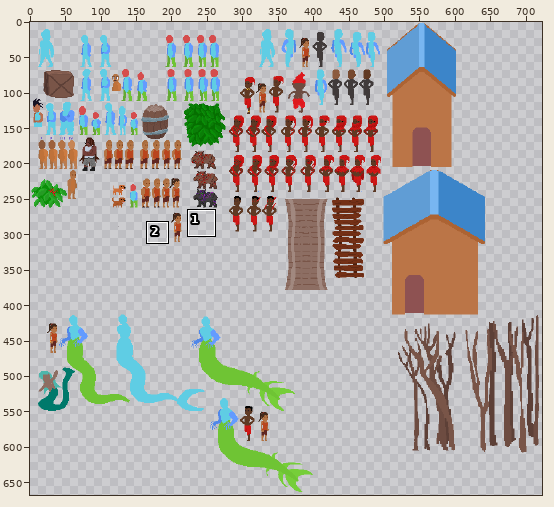
A sprite sheet gets an edit: Assets/Sprites/tudo.png. The first picture is a wide view before the edit; the outline marks the close-up.
Close-up. Before the edit:
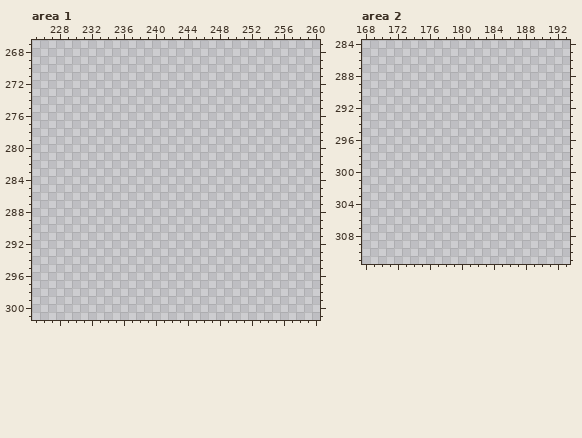
The file is 738x669 pixels. Colours within 5 levels of each other are drawn and written as one. Shown: area 1: x 225..260, y 267..301; area 2: x 168..193, y 284..311. The wide view leaves out empty margins. The commit also changed other parts of the picture, which this record leaves out.
And afterwards:
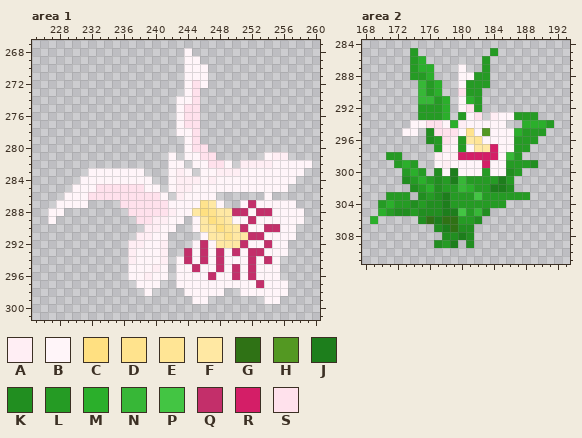
Palette (. is transparent): A #ffeef4  B #fff5f9  C #ffe081  D #ffe38d  E #ffe595  F #ffe8a3  G #2f7215  H #539822  J #1d7e1c  K #218e20  L #259b24  M #2baf2b  N #37b737  P #43c543  Q #c32f6a  R #d41e67  S #ffe1ec
Difference:
Changed rows in their new state; - is an unchanged pixel.
Area 1:
first column x 227:
268 -----------------B---------------
269 -----------------BB--------------
270 -----------------BBB-------------
271 -----------------BBB-------------
272 -----------------BSB-------------
273 -----------------BS--------------
274 ----------------BBS--------------
275 ----------------BSS--------------
276 ----------------BSS--------------
277 ----------------BSS--------------
278 ----------------BBS--------------
279 -----------------BS--------------
280 -----------------BSS-------------
281 ---------------B-BBSS------BAA---
282 ---------------BB-BBSSB-AAAABBBBB
283 -----BBBBBBB---BAB-BBAAABBBBBBBB-
284 ----BBBBBBBBB--BAAABABBBBBBBBBB--
285 ---BBBSSSSSSBB-BAABBBBBBBBBBBB---
286 --BBBSSSSSSSSSB-ABBBB------B-----
287 -BBBB----SSSSSSBBBBDFB--BQBBBBB--
288 BB--------SSSSSABBFCDFFQQBQQBBBB-
289 B----------SSAABB-BFCEFBBQBBBBBB-
290 ------------AABB--BFFCEFQBBQQBB--
291 -----------AABB----BFFDFFQQBBBB--
292 ----------AABBA---BQBFFFQBBQBB---
293 ----------ABBBA--QBQBQBQBQQBBB---
294 ----------ABBBA-BQBQBQBBBQBQB----
295 ----------BBBAB-BBQBBQBQBQBBB----
296 ----------BBABB-BBBBQBBQBQBBB----
297 -----------BBB--BBBBBBBBBBQBBB---
298 ------------B----BBBBB--BBBBBB---
299 ------------------BB-------BB----
Area 2:
first column x 169:
285 -----L---------L-------
286 -----LM-------L--------
287 -----LMM---B--L--------
288 -----LLM---BBLL--------
289 ------NLM--BLLL--------
290 ------NLM--SLL---------
291 ------NNLM-BML---------
292 ------LLLM-BSL---------
293 ------LLLM-LBS-ABBLLL--
294 -----BBSSBMABBBBB--MMML
295 ----BB-KSSSBDBHBBBMLLL-
296 -------KLSALFEBBBBLLL--
297 --------LABLBFFRBBLL---
298 --LL----ABARRRRRBNL----
299 ---LML--BABBBBRBBLLLK--
300 ----LML-KBJBBBLBBKL----
301 ----KLMLKLJNLLLLJL-----
302 -----KLMKLLNMLLJJK-----
303 --LLL-KLKJLLLPLLLLLL---
304 -LMLLKLKKJLLLLLLL------
305 -MLKKLKKKJJPLNK--------
306 M-----KGJGGLLK---------
307 --------KJGKK----------
308 ---------KKJK----------
309 --------KLJ-K----------
Where, in picture pixels (left, top, right, bottom), the same in both close-ups:
added: (48, 48, 312, 304)
added: (370, 48, 554, 248)
